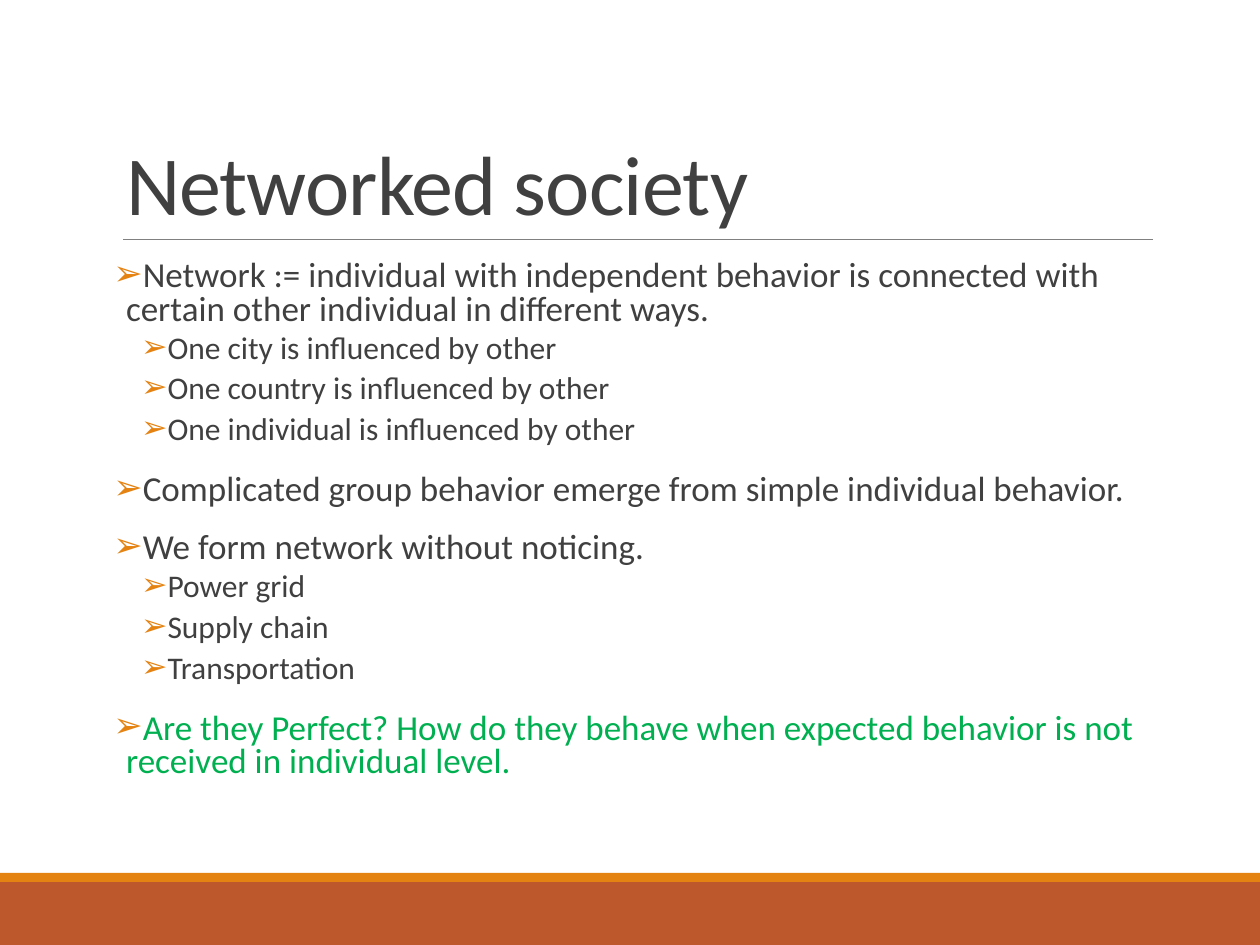
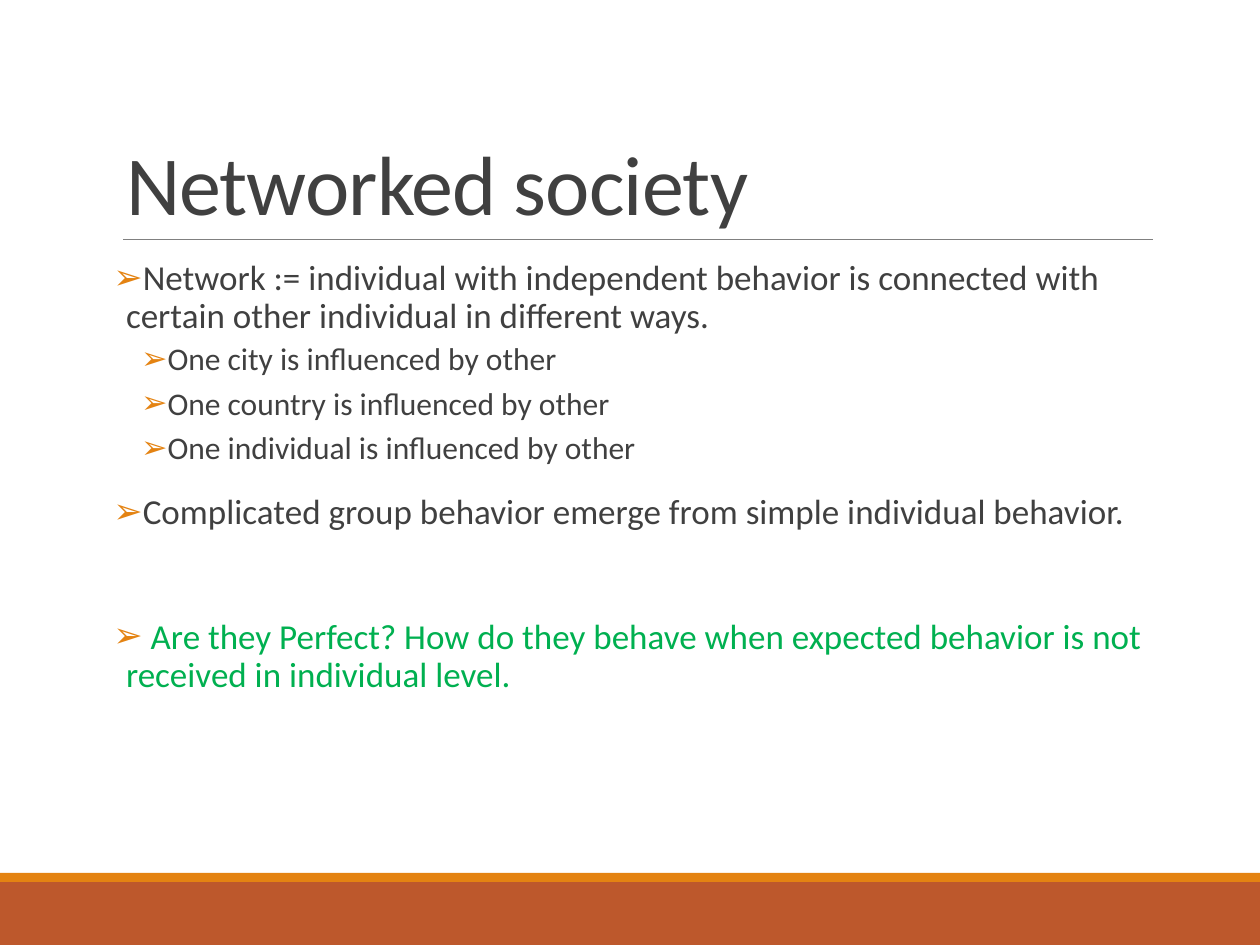
Before and after one commit to ParthaEth/Epidemics_Spreading_With_Cascade_Network, a slide deck: slide 2 of presentation/disease_spreading_presentation.pptx. Drawn at 1260x945 pixels with LibreOffice and Linux fonts; fonts in the diff are those of the drawing. Boxes give left, top, right and bottom in pixels: in the first picture for what was removed or moved away, otherwise in the second. Text is boxed around its words. In the diff, an @@ line names an element or a change of style, - is before the commit and + after.

Commit message:
minor changes

```diff
--- a/presentation/disease_spreading_presentation.pptx
+++ b/presentation/disease_spreading_presentation.pptx
@@ text "Network := individual with independent ..." at bbox=[126, 265, 1141, 688]: line spacing 0.8 to 0.9 @@
@@ text at bbox=[143, 534, 644, 684]: paragraphs removed @@
-➢ We form network without noticing.
-  ➢ Power grid
-  ➢ Supply chain
-  ➢ Transportation
```
